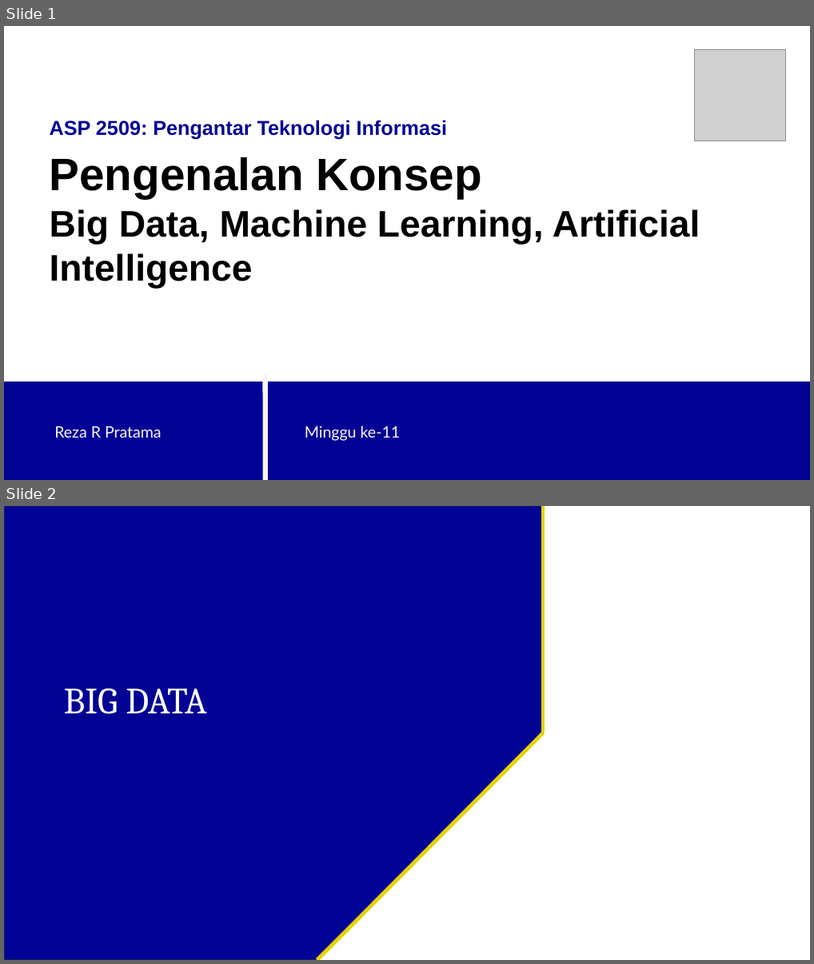
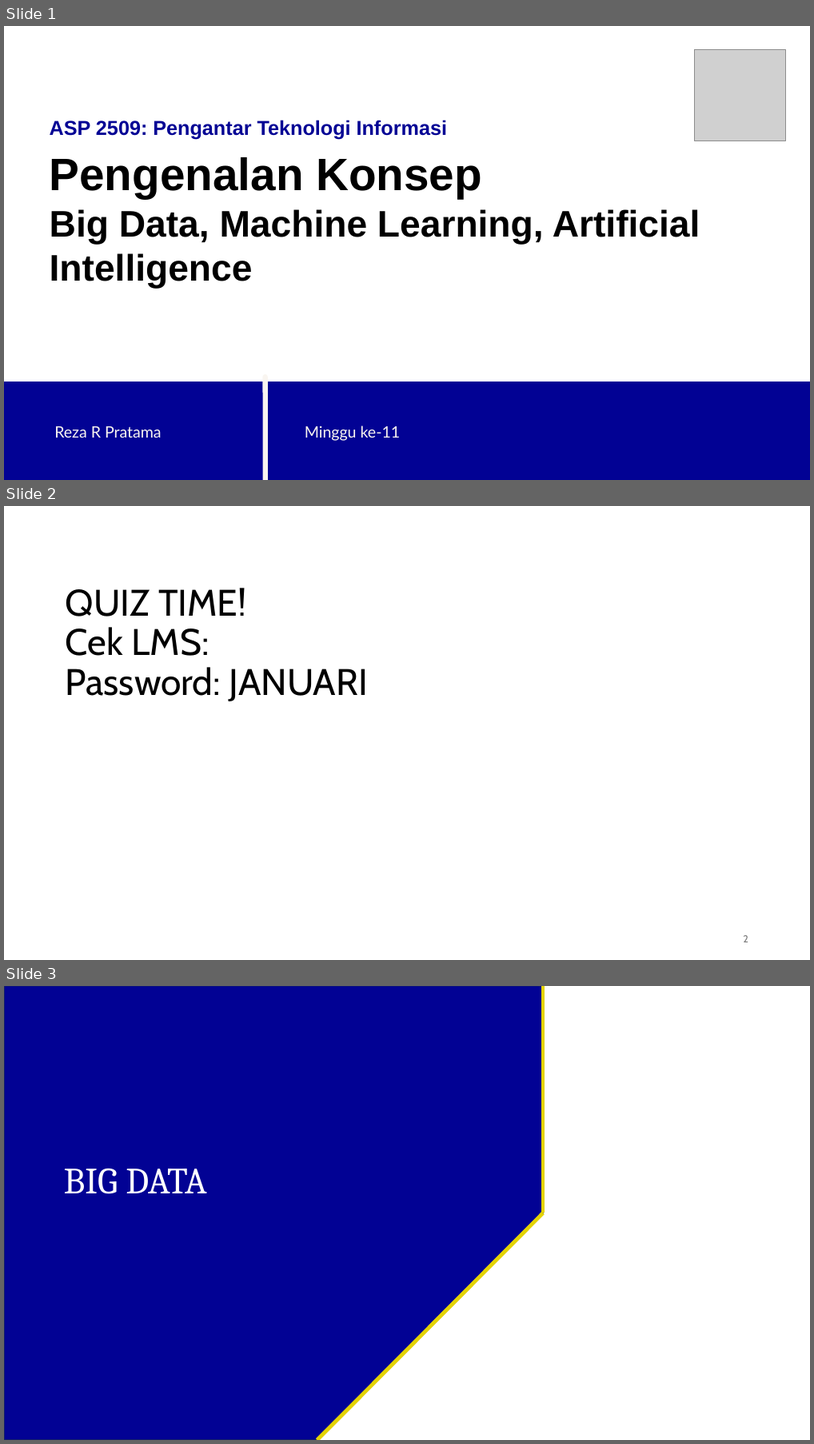
Before and after one commit to rezarzky/ptik24, a slide deck: uploads/w12/BigData.pptx. Shown one above the other, each under a label of ours: slides 1 and 2 before the commit, slides 1, 2 and 3 after it. The pictures are 814x964 and 814x1444 pixels, drawn with LibreOffice and Linux fonts; fonts in the diff are those of the drawing; grey boxes stand for pictures; background and template pictures are left out. Boxes give left, top, right and bottom in pixels: in the first picture for what was removed or moved away, otherwise in the second. Text is boxed around its words. In the diff, an @@ line names an element or a change of style, - is before the commit and + after.

```diff
--- a/uploads/w12/BigData.pptx
+++ b/uploads/w12/BigData.pptx
@@ slide 2 added at bbox=[4, 506, 810, 960], background #FFFFFF @@
@@ title added at bbox=[66, 588, 368, 701], 44 pt, text #000000 @@
+QUIZ TIME!
+Cek LMS:
+Password: JANUARI
@@ page number added at bbox=[743, 935, 749, 942], 12 pt, text #797979 @@
+2
@@ what was slide 2 is now slide 3 @@
```
Also in this commit, not shown: 3 slides changed, 2 other slides added, 22 other files.
